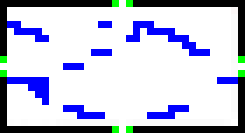
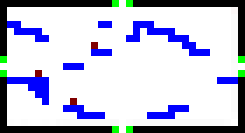
Comparing the layer stacks of the two 245x133 images. Changes:
painted on "Layer #1" over [left=35, top=42, right=98, bottom=105]
